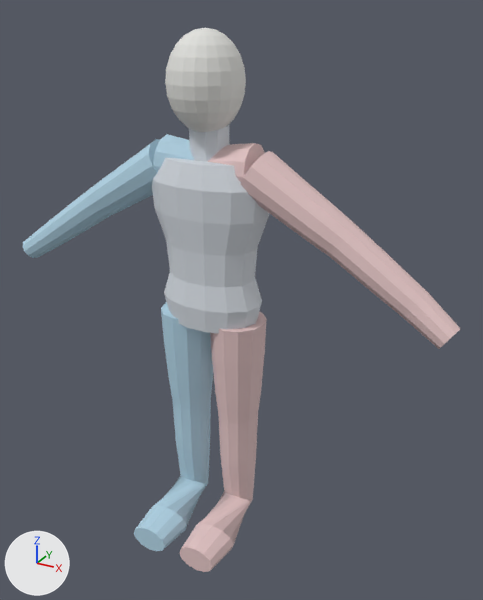
Renders of the glTF model output/humanoid-deform-study.glb from each side of a commit.
The view is the same before and after, from a 50 mm camera at (1.209, -1.972, 2.028) aimed at (0.134, -0.018, 1.05). Every picture has the same lights, and +X, +Y and +Z are marked at lower left. The picture after the commit comes second.

Objects in the first picture: 'ArmLeft', 'ArmRight', 'HeadMesh', 'LegLeft', 'LegRight', 'Neck', 'ShoulderLeft', 'ShoulderRight', 'Torso'.
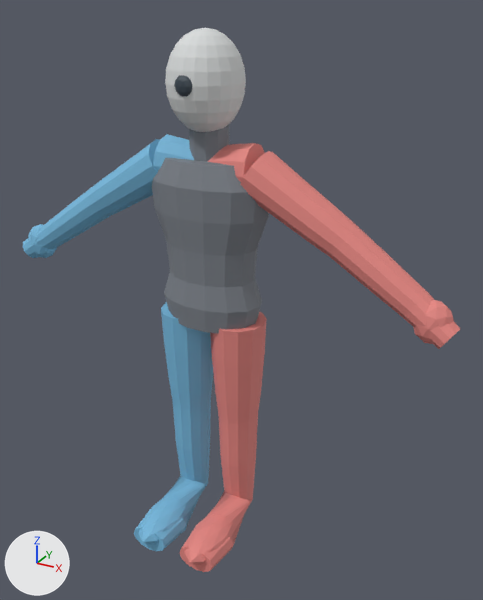
What differs and where, as boxes (x1, y1, x2, y2) in the pictures (483 x 600 px):
'Torso', recoloured (light grey to grey): (152, 158, 269, 333) in both
'ArmRight', recoloured (pale pink to pink): (240, 151, 460, 349) in both
'LegRight', recoloured: (179, 312, 267, 572) in both
'LegLeft', recoloured: (134, 302, 213, 551) in both
'ArmLeft', recoloured: (23, 139, 160, 258) in both
'RightBoot', added (pink): after (185, 514, 233, 565)
'LeftBoot', added (blue): after (138, 497, 187, 545)
'ShoulderRight', recoloured (pale pink to pink): (207, 143, 265, 182) in both
'Neck', recoloured (light grey to grey): (189, 125, 230, 162) in both
'ShoulderLeft', recoloured: (153, 134, 194, 172) in both
'RightGlove', added (pink): after (413, 300, 454, 344)
'LeftGlove', added: after (28, 224, 57, 258)
'FaceMarker', added: after (174, 75, 192, 97)

The change, as a diff of the scene's bpy script:
```diff
--- a/output/humanoid-deform-study.glb.py
+++ b/output/humanoid-deform-study.glb.py
@@ mat_left_side @@
 mat_left_side = principled_material('Left side')
-mat_left_side.base_color = (0.44, 0.65, 0.78)  # blue #b1d3e5
+mat_left_side.base_color = (0.18, 0.48, 0.72)  # blue #76b8dd
 mat_left_side.roughness = 0.72
@@ mat_right_side @@
 mat_right_side = principled_material('Right side')
-mat_right_side.base_color = (0.76, 0.55, 0.55)  # pale pink #e2c4c4
+mat_right_side.base_color = (0.78, 0.24, 0.22)  # pink #e58681
 mat_right_side.roughness = 0.72
@@ mat_neutral_suit @@
 mat_neutral_suit = principled_material('Neutral suit')
-mat_neutral_suit.base_color = (0.66, 0.7, 0.75)  # light grey #d4dae1
+mat_neutral_suit.base_color = (0.2, 0.22, 0.25)  # grey #7c8189
 mat_neutral_suit.roughness = 0.72
@@ mat_visor @@
+mat_visor = principled_material('Visor')
+mat_visor.base_color = (0.04, 0.06, 0.08)  # dark blue #384550
+mat_visor.roughness = 0.45
@@ me_icosphere_001 @@
+me_icosphere_001.from_pydata(...)  # an icosphere of 80 faces spanning x 0.758..0.882, y -0.075..0.035, z 1.045..1.195
+me_icosphere_001.materials.append(mat_right_side)  # pink #e58681
@@ me_icosphere_003 @@
+me_icosphere_003.from_pydata(...)  # an icosphere of 80 faces spanning x 0.039..0.181, y -0.38..-0.06, z 0.045..0.155
+me_icosphere_003.materials.append(mat_right_side)  # pink #e58681
@@ me_icosphere @@
+me_icosphere.from_pydata(...)  # an icosphere of 80 faces spanning x -0.882..-0.758, y -0.075..0.035, z 1.045..1.195
+me_icosphere.materials.append(mat_left_side)  # blue #76b8dd
@@ me_icosphere_002 @@
+me_icosphere_002.from_pydata(...)  # an icosphere of 80 faces spanning x -0.181..-0.039, y -0.38..-0.06, z 0.045..0.155
+me_icosphere_002.materials.append(mat_left_side)  # blue #76b8dd
@@ me_icosphere_004 @@
+me_icosphere_004.from_pydata(...)  # an icosphere of 80 faces spanning x -0.0333..0.0333, y -0.165..-0.125, z 1.765..1.835
+me_icosphere_004.materials.append(mat_visor)  # dark blue #384550
@@ ob_rightglove @@
+ob_rightglove = bpy.data.objects.new('RightGlove', me_icosphere_001)
+ob_rightglove.location = (0.0, 0.0, 0.0)
@@ ob_rightboot @@
+ob_rightboot = bpy.data.objects.new('RightBoot', me_icosphere_003)
+ob_rightboot.location = (0.0, 0.0, 0.0)
@@ ob_leftglove @@
+ob_leftglove = bpy.data.objects.new('LeftGlove', me_icosphere)
+ob_leftglove.location = (0.0, 0.0, 0.0)
@@ ob_leftboot @@
+ob_leftboot = bpy.data.objects.new('LeftBoot', me_icosphere_002)
+ob_leftboot.location = (0.0, 0.0, 0.0)
@@ ob_facemarker @@
+ob_facemarker = bpy.data.objects.new('FaceMarker', me_icosphere_004)
+ob_facemarker.location = (0.0, 0.0, 0.0)
```
